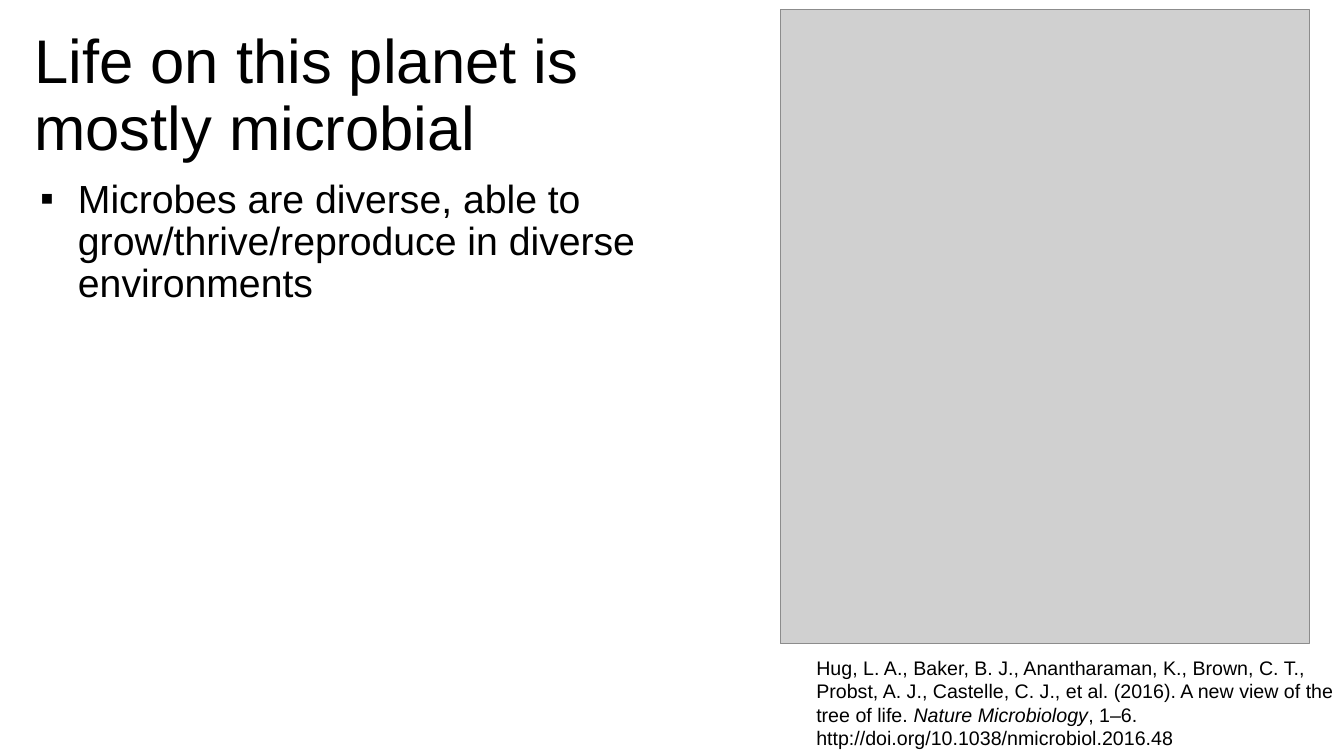
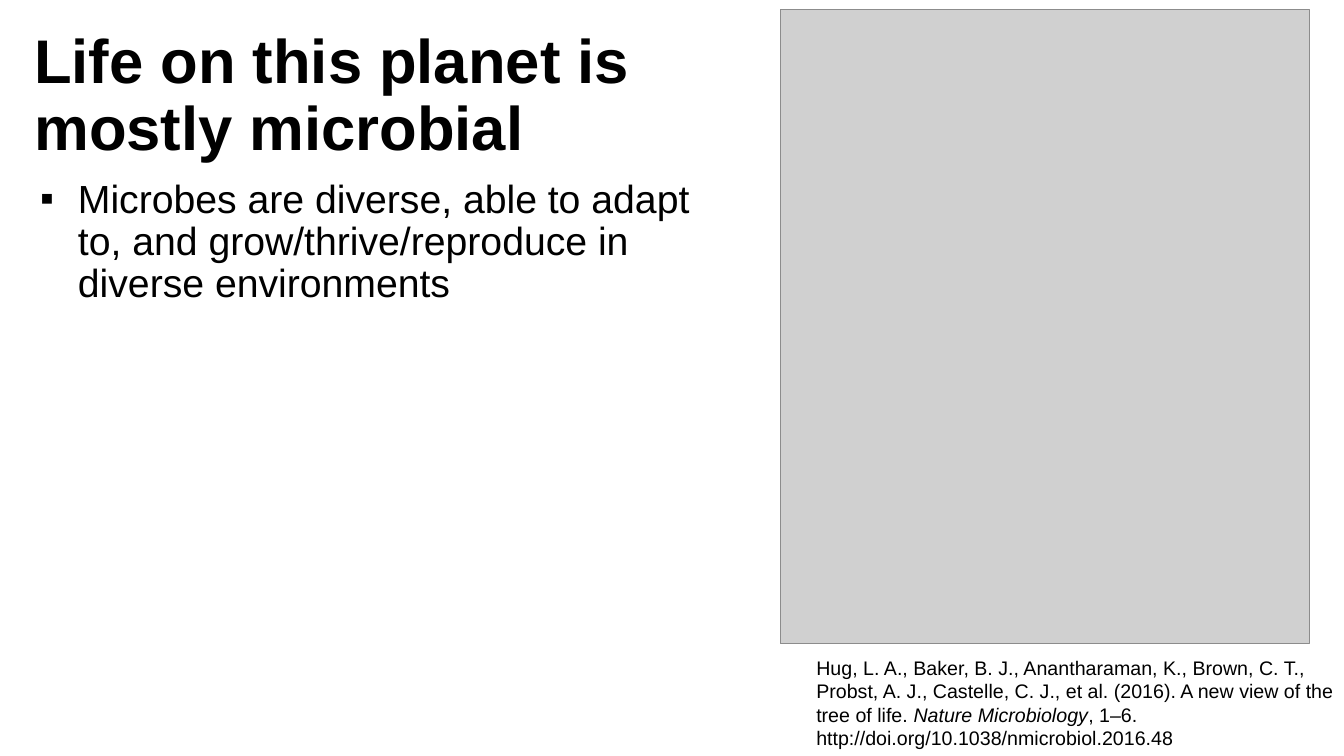
Before and after one commit to mafeeney/BM211, a slide deck: slide 4 of workshop1/BM211 workshop 1 2024.pptx. Drawn at 1344x756 pixels with LibreOffice and Linux fonts; fonts in the diff are those of the drawing; grey boxes stand for pictures. Boxes give left, top, right and bottom in pixels: in the first picture for what was removed or moved away, otherwise in the second. Text is boxed around its words. In the diff, an @@ line names an element or a change of style, - is before the commit and + after.

```diff
--- a/workshop1/BM211 workshop 1 2024.pptx
+++ b/workshop1/BM211 workshop 1 2024.pptx
@@ title "Life on this planet is ..." at (x1=34, y1=38, x2=629, y2=162): bold on @@
@@ text at (x1=78, y1=184, x2=689, y2=298): text changed @@
-  ▪ Microbes are diverse, able to grow/thrive/reproduce in diverse environments
+  ▪ Microbes are diverse, able to adapt to, and grow/thrive/reproduce in diverse environments
```
Also in this commit, not shown: 3 other slides changed, 3 slides added, 1 slide removed, 1 other file.
